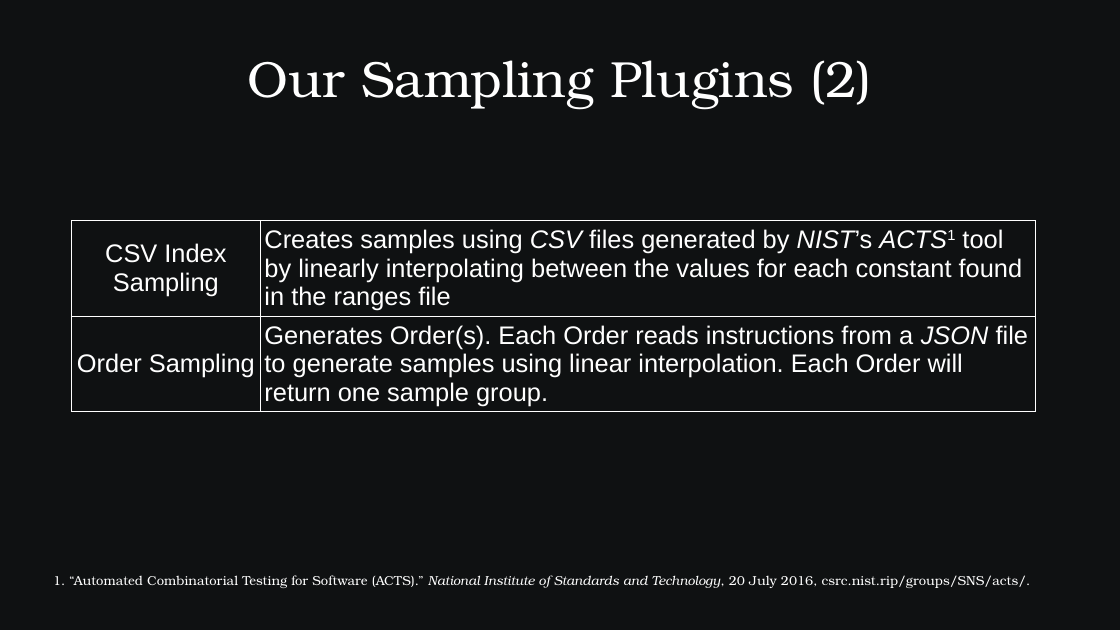
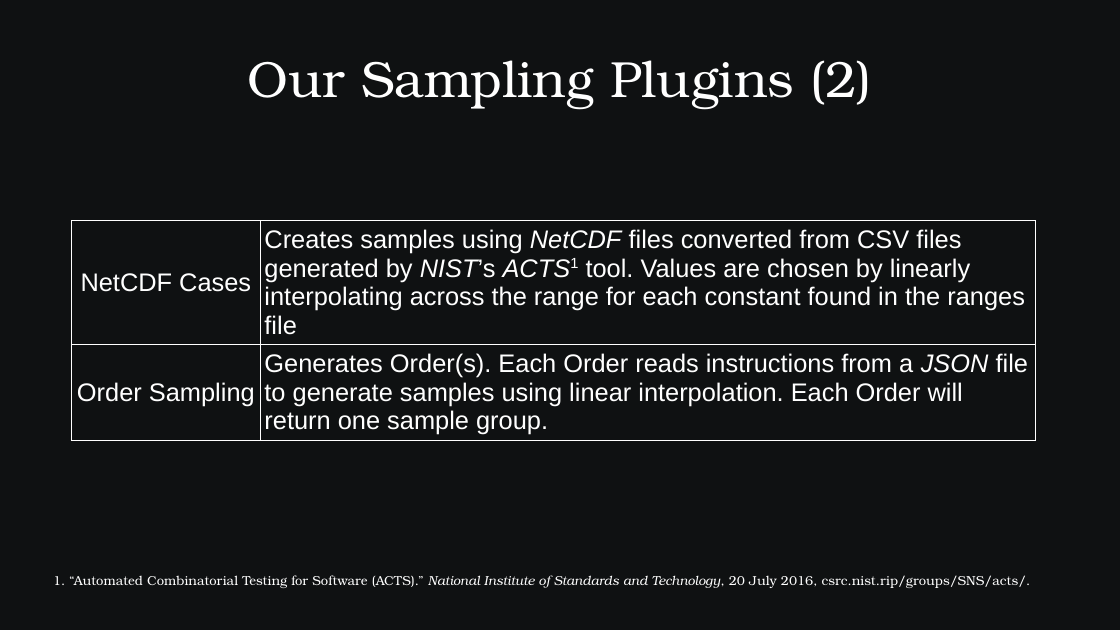
Before and after one commit to SamAllen06/lake_temp_work, a slide deck: slide 18 of documentation/for_collaborators/TestingSoftwareOverview.odp. Drawn at 1120x630 pixels with LibreOffice and Linux fonts; fonts in the diff are those of the drawing. Boxes give left, top, right and bottom in pixels: in the first picture for what was removed or moved away, otherwise in the second. Text is boxed around its words. In the diff, an @@ line names an element or a change of style, - is before the commit and + after.

```diff
--- a/documentation/for_collaborators/TestingSoftwareOverview.odp
+++ b/documentation/for_collaborators/TestingSoftwareOverview.odp
@@ table at [71, 221, 1036, 439] @@
-row 1, column 1: CSV Index Sampling
+row 1, column 1: NetCDF Cases
-row 1, column 2: Creates samples using CSV files generated by NIST’s ACTS1 tool by linearly interpolating between the values for each constant found in the ranges file
+row 1, column 2: Creates samples using NetCDF files converted from CSV files generated by NIST’s ACTS1 tool. Values are chosen by linearly interpolating across the range for each constant found in the ranges file
```
Also in this commit, not shown: 8 other slides changed, 1 slide added, 3 other files.
